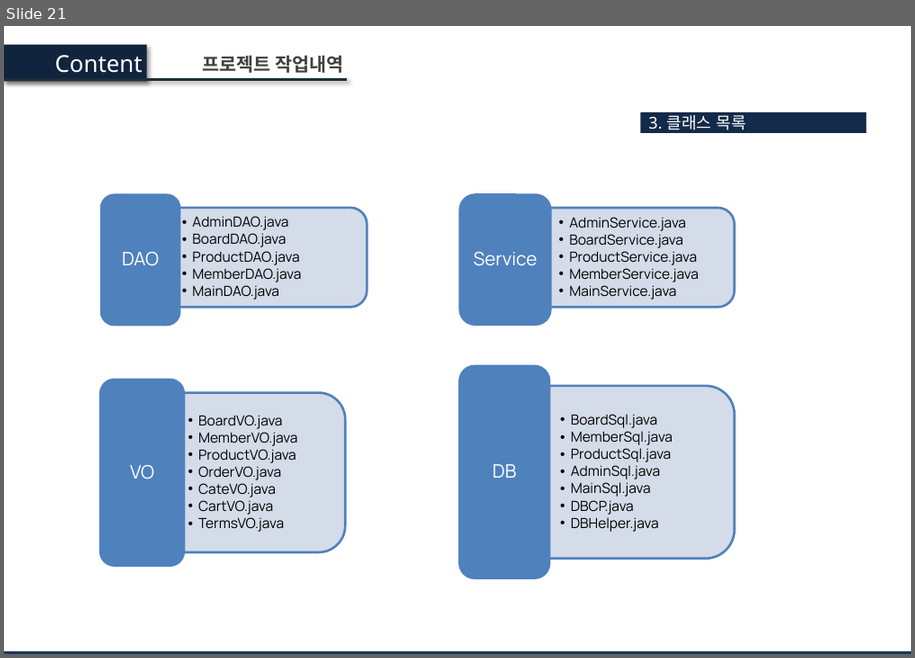
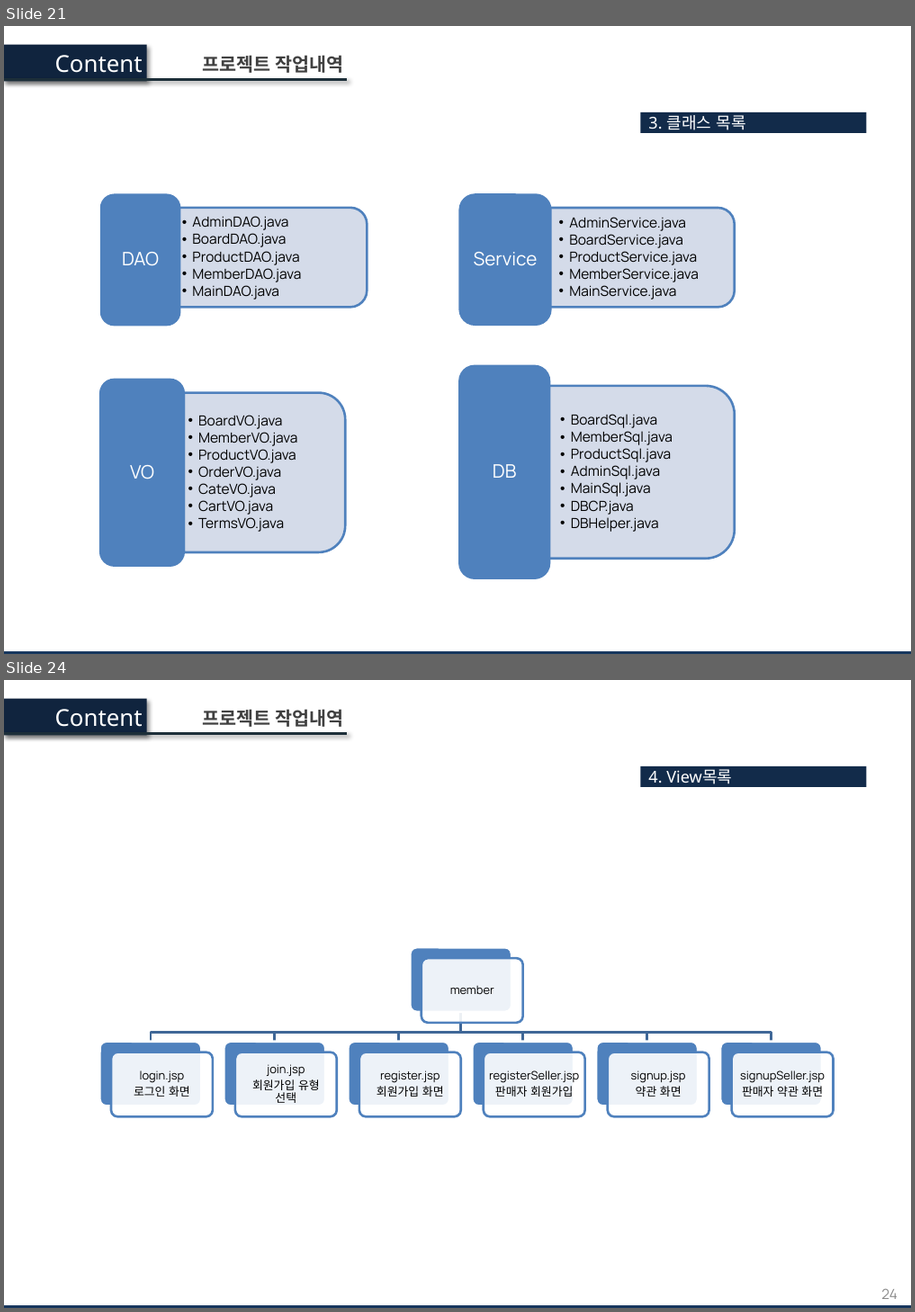
Before and after one commit to Haseonj/Kmarket, a slide deck: Kmarket 프로젝트 발표보고서.pptx. Shown one above the other, each under a label of ours: slide 21 before the commit, slides 21 and 24 after it; the slides between them are not shown. The pictures are 915x658 and 915x1312 pixels, drawn with LibreOffice and Linux fonts; fonts in the diff are those of the drawing; background and template pictures are left out. Boxes give left, top, right and bottom in pixels: in the first picture for what was removed or moved away, otherwise in the second. Text is boxed around its words. In the diff, an @@ line names an element or a change of style, - is before the commit and + after.

```diff
--- a/Kmarket 프로젝트 발표보고서.pptx
+++ b/Kmarket 프로젝트 발표보고서.pptx
@@ slide 24 added at [4, 680, 911, 1308], background picture (left out); not listed: 1 template element that a slide beside it also shows @@
@@ rectangle added at [4, 698, 146, 735], fill #0F243E @@
@@ text added at [55, 709, 143, 727], 20 pt, text gradient #FFFFFF to #E6E6E6 @@
+Content
@@ text added at [202, 709, 344, 727], 16 pt, text gradient #404040 to #000000, bold @@
+프로젝트 작업내역
@@ line added from (4, 734) to (348, 734), #1D2F39 2.25 pt @@
@@ rectangle added at [52, 785, 867, 1263], fill #FFFFFF at 31% opacity @@
@@ rectangle added at [640, 766, 867, 787], fill #122B4A, 14 pt, text #FFFFFF @@
+4. View목록
@@ group added at [99, 947, 833, 1117]: 14 rounded rectangles, 7 texts, 6 freeform shapes @@
+member
+login.jsp
+로그인 화면
+join.jsp
+회원가입 유형 선택
+register.jsp
+회원가입 화면
+registerSeller.jsp
+판매자 회원가입
+signup.jsp
+약관 화면
+signupSeller.jsp
+판매자 약관 화면
@@ page number added at [882, 1288, 898, 1299], 12 pt, text #8C8C8C @@
+24
```
Also in this commit, not shown: 1 slide changed, 2 other slides added.
